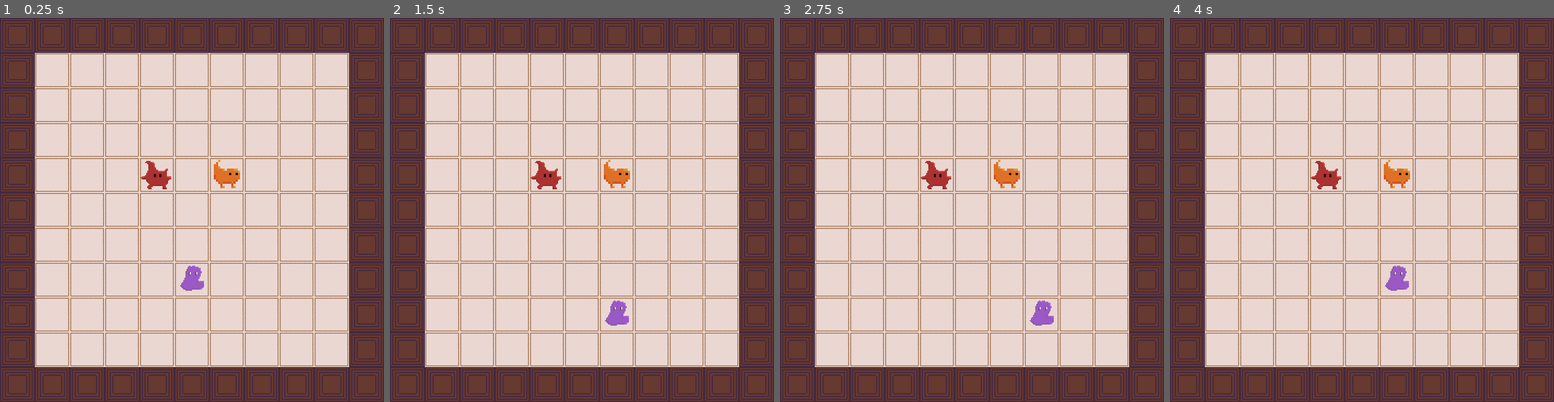
Above: before the commit, frames 1-4 (left to right).
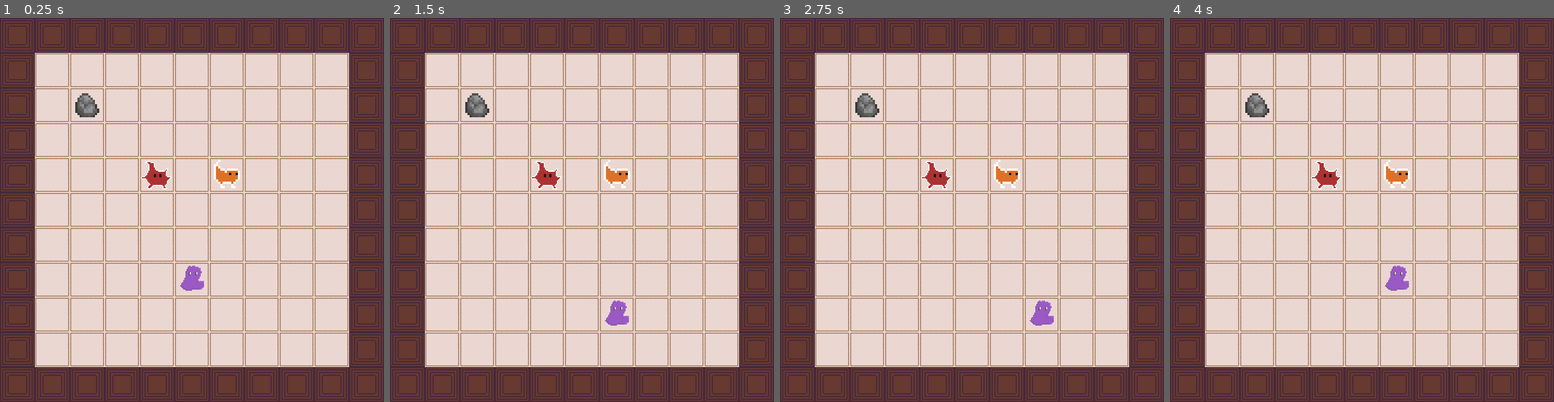
Above: after the commit, the same moments.

Repository: CarolineRoemer1998/MD1_Game
Game: Godot game, scene res://Scenes/game.tscn
Two runs of this game, one before a commit and one after it. Both use one fixed random seed, a clock stepped at 60 frames per second and the inputs below.
Inputs:
- Up to frame 1 (0.25 s): no input
- Up to frame 2 (1.5 s): tap Enter at 0.5 s; hold D 0.53-1.28 s; tap F at 0.6, 1.35 s; tap Space at 1.25 s; hold S from 1.28 s (still down)
- Up to frame 3 (2.75 s): tap Enter at 2 s; release S at 2.03 s; hold D from 2.03 s (still down); tap F at 2.1 s
- Up to frame 4 (4 s): tap Space at 2.75 s; release D at 2.78 s; hold W 2.78-3.53 s; tap F at 2.85, 3.6 s; tap Enter at 3.5 s; hold A from 3.53 s (still down)

The runs differ from the first frame. In frame 1, 0.5% of the frame differs, in the area x 19-63%, y 19-45%; in frame 2, 0.5%; in frame 3, 0.5%; in frame 4, 0.5%.

Commit message:
Preparation for merging creatures

Diff:
--- a/PlayerMovement.gd
+++ b/PlayerMovement.gd
@@ -11,6 +11,7 @@
 var hovering_over: Creature = null
 var currently_possessed_creature: Creature = null
 var possessed_creature_until_next_tile: Creature = null
+
 
 @onready var sprite_2d: Sprite2D = $Sprite2D
 
@@ -31,11 +32,17 @@
 
 		# Bewegungsrichtungen abfragen
 		match event.keycode:
-			KEY_W: direction = Vector2.UP
-			KEY_S: direction = Vector2.DOWN
-			KEY_A: direction = Vector2.LEFT
-			KEY_D: direction = Vector2.RIGHT
-			KEY_F: possess_or_unpossess_creature()
+			KEY_W:
+				direction = Vector2.UP
+			KEY_S:
+				direction = Vector2.DOWN
+			KEY_A:
+				direction = Vector2.LEFT
+			KEY_D:
+				direction = Vector2.RIGHT
+
+			KEY_F:
+				possess_or_unpossess_creature()
 
 		# Bewegungsversuch oder Puffern bei laufender Bewegung
 		if direction != Vector2.ZERO:
@@ -71,7 +78,7 @@
 func try_move(direction: Vector2):
 	var new_pos = target_position + direction * GRID_SIZE
 	var space_state = get_world_2d().direct_space_state
-
+	merge_if_possible(direction)
 	# Prüfen ob ein Objekt am Zielort ist
 	var query := PhysicsPointQueryParameters2D.new()
 	query.position = new_pos
@@ -87,6 +94,31 @@
 	# Objekt vorhanden, prüfen ob pushable
 	try_push_and_move(result, new_pos, direction, space_state)
 
+
+func merge_if_possible(direction : Vector2) -> bool:
+	if currently_possessed_creature != null:
+		match direction:
+			Vector2(1.0, 0.0): # right
+				if currently_possessed_creature.neighbor_right != null:
+					if currently_possessed_creature.can_merge_with(currently_possessed_creature.neighbor_right):
+						print("MERGE WITH RIGHT")
+						return true
+			Vector2(0.0, 1.0): # bottom
+				if currently_possessed_creature.neighbor_bottom != null:
+					if currently_possessed_creature.can_merge_with(currently_possessed_creature.neighbor_bottom):
+						print("MERGE WITH BOTTOM")
+						return true
+			Vector2(-1.0, 0.0): # left
+				if currently_possessed_creature.neighbor_left != null:
+					if currently_possessed_creature.can_merge_with(currently_possessed_creature.neighbor_left):
+						print("MERGE WITH LEFT")
+						return true
+			Vector2(0.0, -1.0): # top
+				if currently_possessed_creature.neighbor_top != null:
+					if currently_possessed_creature.can_merge_with(currently_possessed_creature.neighbor_top):
+						print("MERGE WITH TOP")
+						return true
+	return false
 
 func try_push_and_move(object_to_push, new_pos, direction, space_state):
 	# Objekt vorhanden, prüfen ob pushable
@@ -142,7 +174,12 @@
 
 func _on_creature_detected(creature: Node) -> void:
 	if creature is Creature:
-		hovering_over = creature
+		if currently_possessed_creature == null:
+			hovering_over = creature
+		else:
+			# Merge Möglichkeit eröffnen
+			pass
+
 
 
 func _on_creature_undetected(creature: Node) -> void:
--- a/Scenes/Creature.gd
+++ b/Scenes/Creature.gd
@@ -2,28 +2,88 @@
 
 class_name Creature
 
+enum CREATURE_COLOR {Red, Blue, Yellow, Green, Purple, Turquois, Orange, Pink}
+
 @onready var border: Sprite2D = $Border
 
+@onready var area_2d_right: Area2D = $Area2D_Right
+@onready var area_2d_bottom: Area2D = $Area2D_Bottom
+@onready var area_2d_left: Area2D = $Area2D_Left
+@onready var area_2d_top: Area2D = $Area2D_Top
+
 const GRID_SIZE := Vector2(64, 64)
-const MOVE_SPEED := 500.0
+var target_position: Vector2
 
-var target_position: Vector2
-var is_moving := false
+var neighbor_right : Creature = null
+var neighbor_bottom : Creature = null
+var neighbor_left : Creature = null
+var neighbor_top : Creature = null
+
+@export var own_color : CREATURE_COLOR = CREATURE_COLOR.Red
+@export var desired_color : CREATURE_COLOR = CREATURE_COLOR.Green
+
 
 func _ready():
 	target_position = position.snapped(GRID_SIZE / 2)
 	position = target_position
 
-func push(direction: Vector2) -> bool:
-	if is_moving:
+
+func can_merge_with(creature : Creature) -> bool:
+	if self.desired_color == creature.own_color:
+		return true
+	else:
 		return false
 
-	target_position += direction * GRID_SIZE
-	is_moving = true
-	return true
+# -----------------------------------------------------------
+# Check if creature stands next to other creature
+# -----------------------------------------------------------
 
-func _process(delta):
-	if is_moving:
-		position = position.move_toward(target_position, MOVE_SPEED * delta)
-		if position == target_position:
-			is_moving = false
+func on_creature_to_right(body: Node2D) -> void:
+	if body is Creature:
+		neighbor_right = body
+		print(own_color, " has neighbor ", desired_color)
+
+
+func on_creature_to_bottom(body: Node2D) -> void:
+	if body is Creature:
+		neighbor_bottom = body
+		print(own_color, " has neighbor ", desired_color)
+
+
+func on_creature_to_left(body: Node2D) -> void:
+	if body is Creature:
+		neighbor_left = body
+		print(own_color, " has neighbor ", desired_color)
+
+
+func on_creature_to_top(body: Node2D) -> void:
+	if body is Creature:
+		neighbor_top = body
+		print(own_color, " has neighbor ", desired_color)
+
+# -----------------------------------------------------------
+# Check if creature no longer stands next to other creature
+# -----------------------------------------------------------
+
+func _on_creature_right_gone(body: Node2D) -> void:
+	if body is Creature:
+		neighbor_right = null
+		print("Neighbor gone")
+
+
+func _on_creature_bottom_gone(body: Node2D) -> void:
+	if body is Creature:
+		neighbor_bottom = null
+		print("Neighbor gone")
+
+
+func _on_creature_left_gone(body: Node2D) -> void:
+	if body is Creature:
+		neighbor_left = null
+		print("Neighbor gone")
+
+
+func _on_creature_top_gone(body: Node2D) -> void:
+	if body is Creature:
+		neighbor_top = null
+		print("Neighbor gone")
--- a/Scenes/creature.tscn
+++ b/Scenes/creature.tscn
@@ -8,10 +8,11 @@
 size = Vector2(60, 60)
 
 [sub_resource type="RectangleShape2D" id="RectangleShape2D_01bph"]
-size = Vector2(60, 60)
+size = Vector2(32, 32)
 
 [node name="Creature" type="CharacterBody2D"]
 collision_layer = 2
+collision_mask = 2
 script = ExtResource("1_01bph")
 
 [node name="Sprite2D" type="Sprite2D" parent="."]
@@ -19,17 +20,49 @@
 texture = ExtResource("1_vbe5j")
 
 [node name="Border" type="Sprite2D" parent="."]
-visible = false
 scale = Vector2(2, 2)
 texture = ExtResource("3_ulpcw")
 
 [node name="CollisionShape2D" type="CollisionShape2D" parent="."]
-visible = false
 shape = SubResource("RectangleShape2D_ulpcw")
 
-[node name="Area2D" type="Area2D" parent="."]
+[node name="Area2D_Right" type="Area2D" parent="."]
 collision_layer = 2
+collision_mask = 2
 
-[node name="CollisionShape2D" type="CollisionShape2D" parent="Area2D"]
-visible = false
+[node name="CollisionShape2D_Right" type="CollisionShape2D" parent="Area2D_Right"]
+position = Vector2(64, 0)
 shape = SubResource("RectangleShape2D_01bph")
+
+[node name="Area2D_Bottom" type="Area2D" parent="."]
+collision_layer = 2
+collision_mask = 2
+
+[node name="CollisionShape2D_Bottom" type="CollisionShape2D" parent="Area2D_Bottom"]
+position = Vector2(0, 64)
+shape = SubResource("RectangleShape2D_01bph")
+
+[node name="Area2D_Left" type="Area2D" parent="."]
+collision_layer = 2
+collision_mask = 2
+
+[node name="CollisionShape2D_Left" type="CollisionShape2D" parent="Area2D_Left"]
+position = Vector2(-64, 0)
+shape = SubResource("RectangleShape2D_01bph")
+
+[node name="Area2D_Top" type="Area2D" parent="."]
+collision_layer = 2
+collision_mask = 2
+
+[node name="CollisionShape2D_Top" type="CollisionShape2D" parent="Area2D_Top"]
+position = Vector2(0, -64)
+shape = SubResource("RectangleShape2D_01bph")
+
+[connection signal="body_entered" from="Area2D_Right" to="." method="on_creature_to_right"]
+[connection signal="body_exited" from="Area2D_Right" to="." method="_on_creature_right_gone"]
+[connection signal="body_entered" from="Area2D_Bottom" to="." method="on_creature_to_bottom"]
+[connection signal="body_exited" from="Area2D_Bottom" to="." method="_on_creature_bottom_gone"]
+[connection signal="body_entered" from="Area2D_Left" to="." method="on_creature_to_left"]
+[connection signal="body_exited" from="Area2D_Left" to="." method="_on_creature_left_gone"]
+[connection signal="body_entered" from="Area2D_Top" to="." method="on_creature_to_top"]
+[connection signal="body_exited" from="Area2D_Top" to="." method="_on_creature_top_gone"]
--- a/Scenes/game.tscn
+++ b/Scenes/game.tscn
@@ -1,9 +1,12 @@
-[gd_scene load_steps=5 format=3 uid="uid://bs2a730k3etf4"]
+[gd_scene load_steps=8 format=3 uid="uid://bs2a730k3etf4"]
 
 [ext_resource type="PackedScene" uid="uid://drl8fvb23s6aj" path="res://Scenes/background_lvl1.tscn" id="1_wrm1d"]
 [ext_resource type="PackedScene" uid="uid://g3u7bc1jo6gj" path="res://Scenes/player.tscn" id="3_3dryh"]
 [ext_resource type="PackedScene" uid="uid://ccncnjkm8w8ta" path="res://Scenes/creature.tscn" id="4_3dryh"]
 [ext_resource type="PackedScene" uid="uid://oy61arlldjo3" path="res://Scenes/pushable.tscn" id="4_wowpa"]
+[ext_resource type="Texture2D" uid="uid://c3k14husyp2sp" path="res://Sprites/stone.png" id="5_i6g32"]
+[ext_resource type="Texture2D" uid="uid://b5oef15uma7m5" path="res://Sprites/creature1.png" id="6_i6g32"]
+[ext_resource type="Texture2D" uid="uid://dk3restrcp6l4" path="res://Sprites/creature1_white_border.png" id="7_1l0tm"]
 
 [node name="Game" type="Node2D"]
 
@@ -11,9 +14,30 @@
 
 [node name="Creature" parent="." instance=ExtResource("4_3dryh")]
 position = Vector2(288, 288)
+desired_color = 6
 
 [node name="Player" parent="." instance=ExtResource("3_3dryh")]
 position = Vector2(352, 480)
 
 [node name="Pushable" parent="." instance=ExtResource("4_wowpa")]
+position = Vector2(160, 160)
+
+[node name="Sprite2D" parent="Pushable" index="0"]
+scale = Vector2(2, 2)
+texture = ExtResource("5_i6g32")
+
+[node name="Creature2" parent="." instance=ExtResource("4_3dryh")]
 position = Vector2(416, 288)
+own_color = 6
+desired_color = 0
+
+[node name="Sprite2D" parent="Creature2" index="0"]
+scale = Vector2(4, 4)
+texture = ExtResource("6_i6g32")
+
+[node name="Border" parent="Creature2" index="1"]
+texture = ExtResource("7_1l0tm")
+
+[editable path="Creature"]
+[editable path="Pushable"]
+[editable path="Creature2"]
Binary file added: Sprites/F.aseprite
Binary file added: Sprites/creature1_white_border.png
Not shown, added: Sprites/creature1_white_border.png.import
Binary file added: Sprites/stone.png
Not shown, added: Sprites/stone.png.import
Not shown, changed: Sprites/Tile_brown.kra
Not shown, added: Sprites/Tile_brown.kra~
